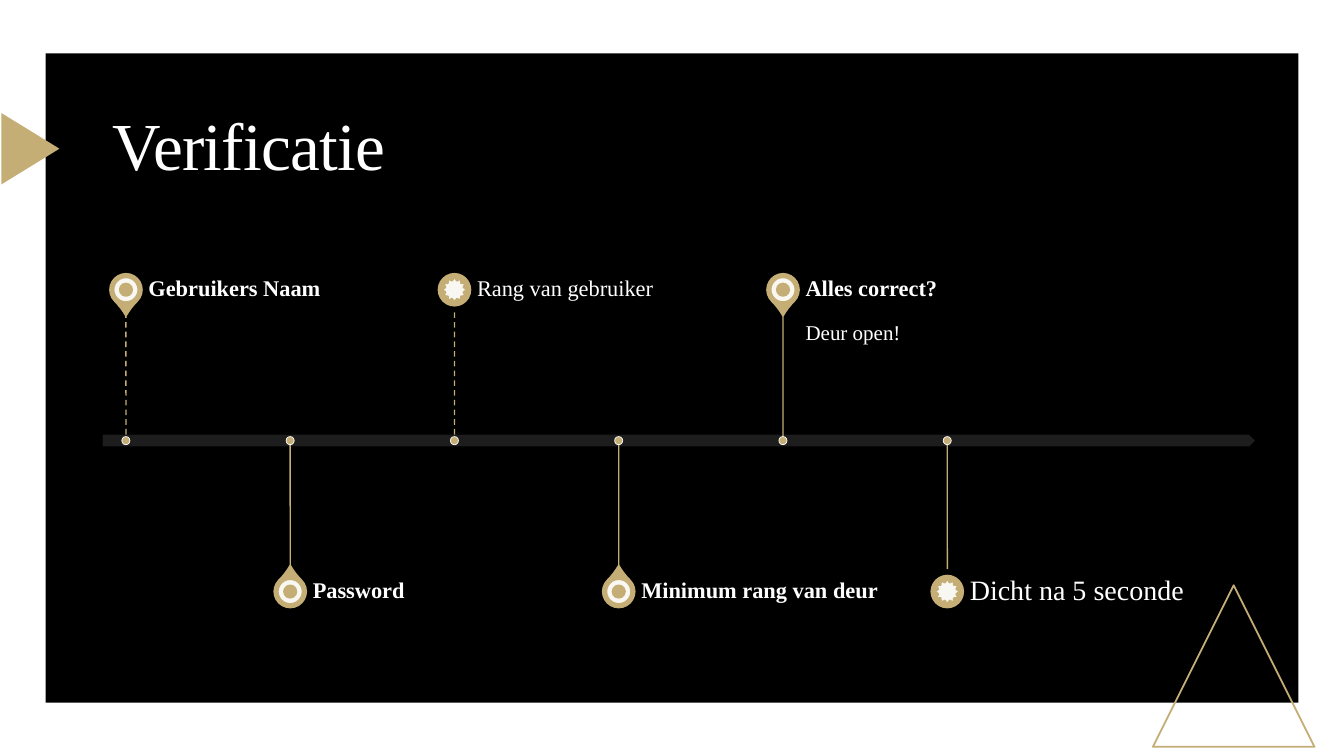
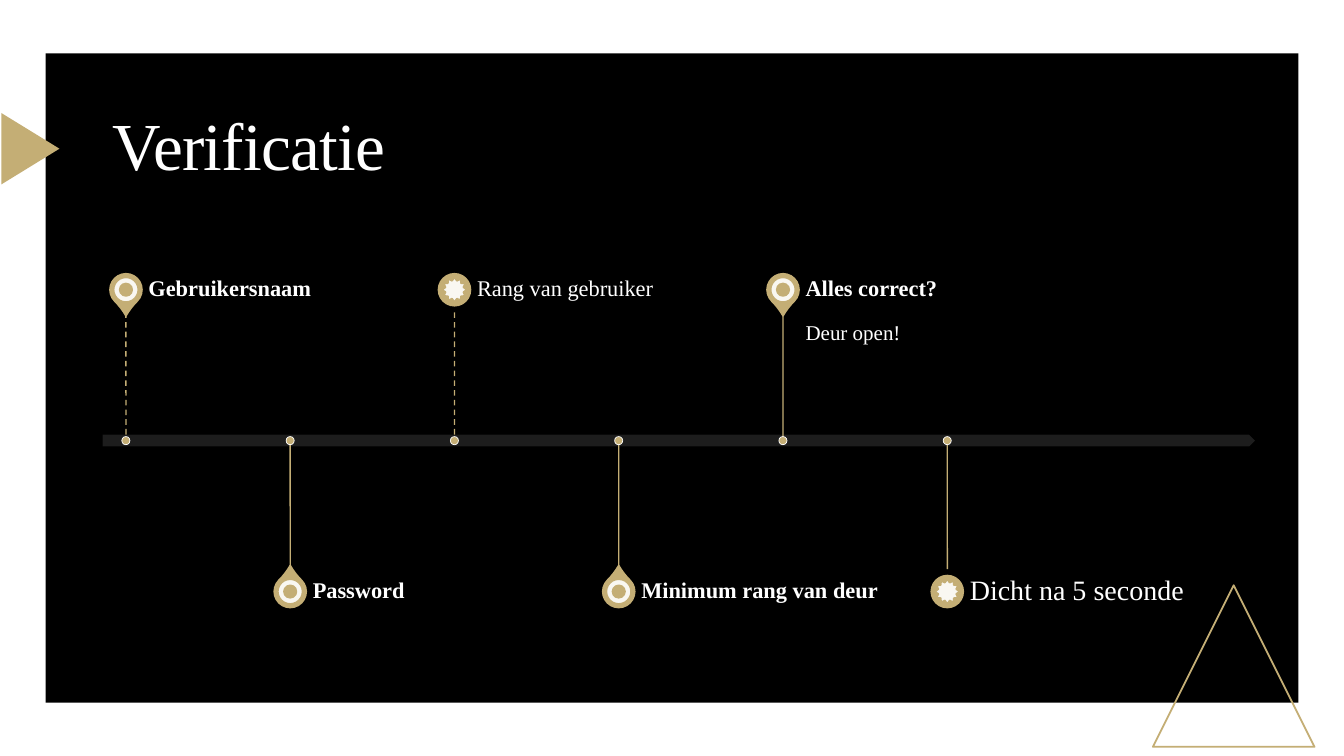
Before and after one commit to CruZxPog/GIP, a slide deck: slide 10 of Gip verslag & powerpoint/GIP_PWP.pptx. Drawn at 1344x756 pixels with LibreOffice and Linux fonts; fonts in the diff are those of the drawing. Boxes give left, top, right and bottom in pixels: in the first picture for what was removed or moved away, otherwise in the second. Text is boxed around its words. In the diff, an @@ line names an element or a change of style, - is before the commit and + after.

```diff
--- a/Gip verslag & powerpoint/GIP_PWP.pptx
+++ b/Gip verslag & powerpoint/GIP_PWP.pptx
@@ text at (x1=148, y1=280, x2=311, y2=297): text changed @@
-Gebruikers Naam
+Gebruikersnaam
```
Also in this commit, not shown: 2 other slides changed.
